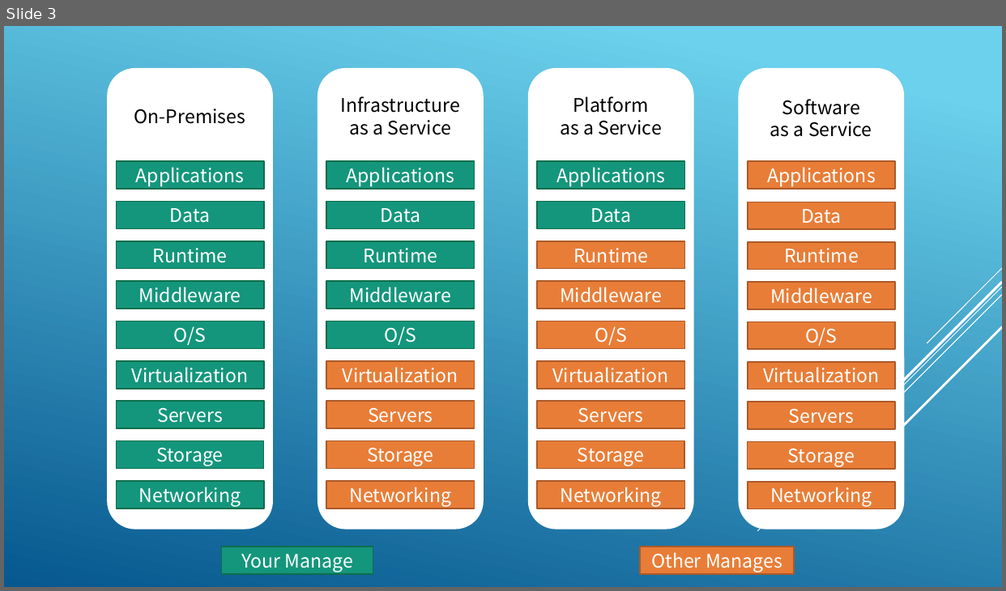
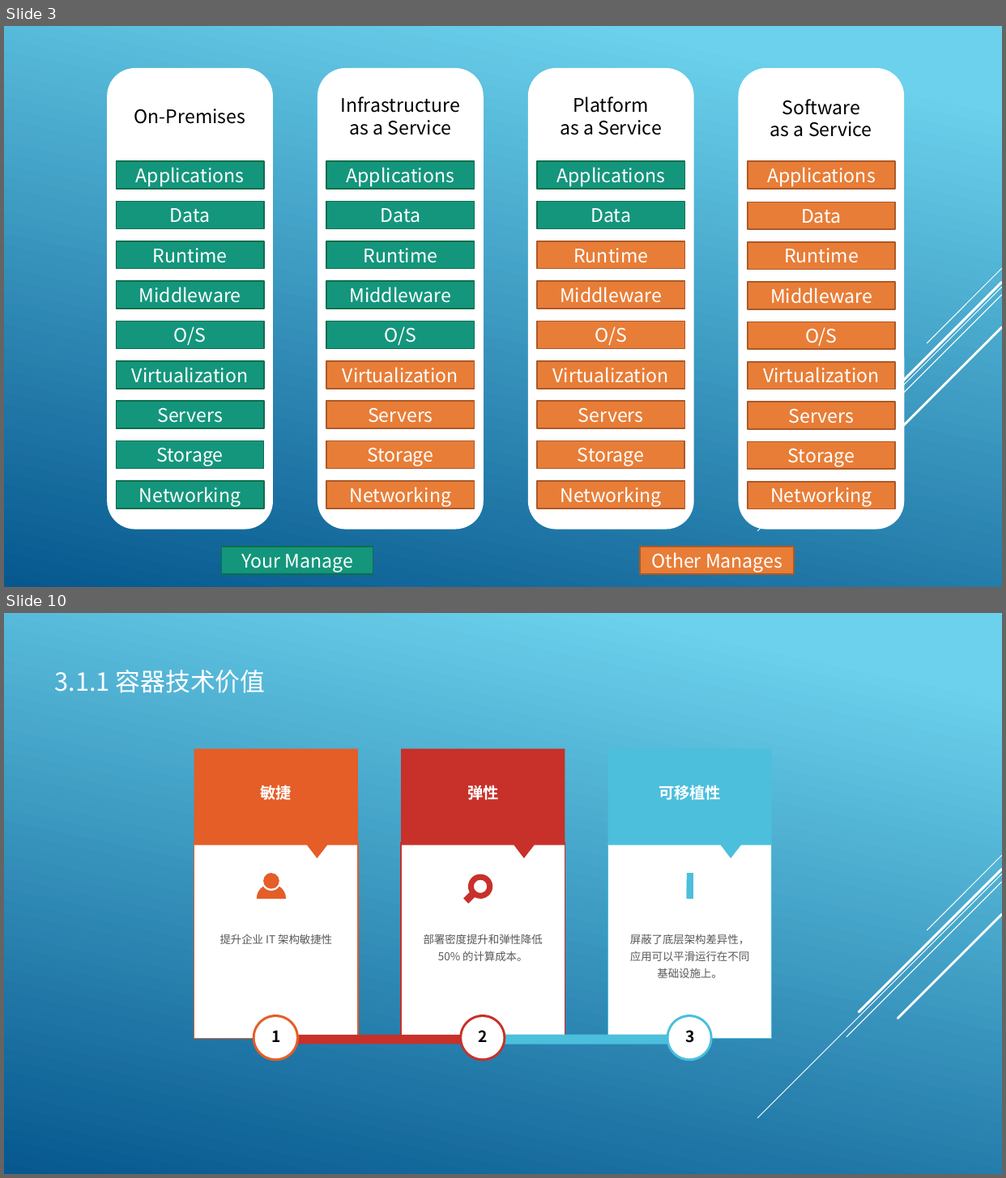
Before and after one commit to tank520/MyNote, a slide deck: 02 软件开发/04 框架/99 架构/云原生技术架构.pptx. Shown one above the other, each under a label of ours: slide 3 before the commit, slides 3 and 10 after it; the slides between them are not shown. The pictures are 1006x591 and 1006x1178 pixels, drawn with LibreOffice and Linux fonts; fonts in the diff are those of the drawing. Boxes give left, top, right and bottom in pixels: in the first picture for what was removed or moved away, otherwise in the second. Text is boxed around its words. In the diff, an @@ line names an element or a change of style, - is before the commit and + after.

```diff
--- a/02 软件开发/04 框架/99 架构/云原生技术架构.pptx
+++ b/02 软件开发/04 框架/99 架构/云原生技术架构.pptx
@@ slide 10 added at (4,613,1002,1174), background gradient #6ED2EB to #06588E; not listed: 5 template elements that a slide beside it also shows @@
@@ text added at (54,670,266,693), 24 pt, text #FFFFFF @@
+3.1.1 容器技术价值
@@ freeform shape added at (194,748,358,858), fill #E55D27 @@
@@ freeform shape added at (402,748,565,858), fill #C7312A @@
@@ freeform shape added at (608,748,772,858), fill #4BBFDC @@
@@ text added at (261,782,292,803), 15 pt, text #FFFFFF, bold @@
+敏捷
@@ text added at (467,785,498,800), 15 pt, text #FFFFFF, bold @@
+弹性
@@ text added at (658,785,721,800), 15 pt, text #FFFFFF, bold @@
+可移植性
@@ rectangle added at (194,843,358,1039), fill #FFFFFF, outline #E55D27 1.13 pt @@
@@ rectangle added at (402,843,565,1039), fill #FFFFFF, outline #C7312A 1.13 pt @@
@@ rectangle added at (608,843,772,1039), fill #FFFFFF, outline #4BBFDC 1.13 pt @@
@@ ellipse added at (263,874,279,889), fill #E55D27 @@
@@ freeform shape added at (463,874,494,905), fill #C7312A @@
@@ freeform shape added at (257,886,286,898), fill #E55D27 @@
@@ group added at (687,874,693,899): 4 rectangles @@
@@ text added at (220,934,332,944), 10.5 pt, text #595959 @@
+提升企业 IT 架构敏捷性
@@ text added at (424,934,543,961), 10.5 pt, text #595959 @@
+部署密度提升和弹性降低 50% 的计算成本。
@@ text added at (630,934,749,978), 10.5 pt, text #595959 @@
+屏蔽了底层架构差异性，应用可以平滑运行在不同基础设施上。
@@ ellipse added at (253,1015,299,1062), fill #E55D27 @@
@@ ellipse added at (255,1017,296,1059), fill #FFFFFF @@
@@ ellipse added at (460,1015,506,1062), fill #C7312A @@
@@ ellipse added at (462,1017,503,1059), fill #FFFFFF @@
@@ ellipse added at (667,1015,713,1062), fill #4BBFDC @@
@@ ellipse added at (669,1017,710,1059), fill #FFFFFF @@
@@ text added at (271,1030,280,1042), 15 pt, text #000000, bold @@
+1
@@ rectangle added at (296,1035,463,1044), fill #C7312A @@
@@ text added at (479,1030,488,1042), 15 pt, text #000000, bold @@
+2
@@ rectangle added at (504,1034,671,1044), fill #4BBFDC @@
@@ text added at (685,1030,694,1043), 15 pt, text #000000, bold @@
+3
```
Also in this commit, not shown: 2 slides changed, 14 other slides added.
